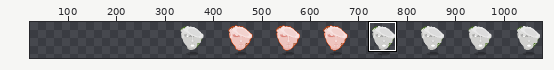
Sprite sheet -- assets/bosses/head/shoot.png. The first picture is a wide view before the edit; the outline marks the close-up.
Close-up. Before the commit:
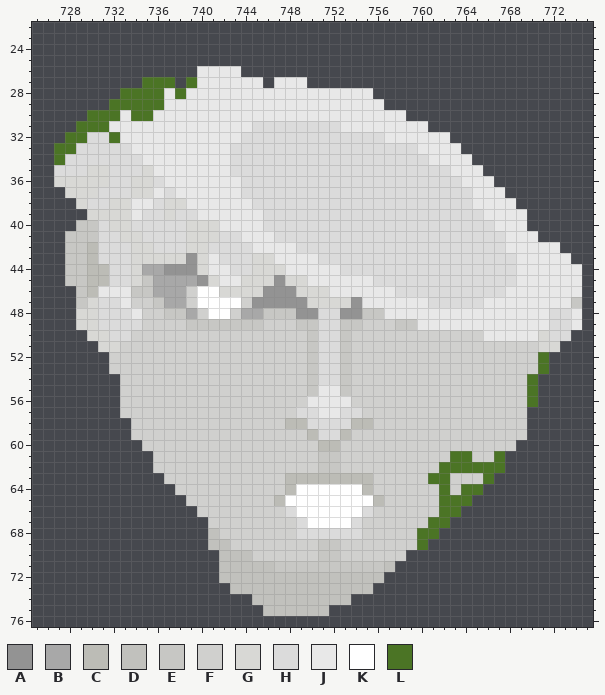
The file is 800x100 pixels. Pixels under 10% opacity are left out. Colours within 5 levels of each other are drawn and written as one. Shown: x 725..775, y 22..76. The old version is drawn lined up with the new one, on the new canvas. The wide view leaves out empty margins. The commit also changed other parts of the picture, which this record leaves out.
Palette (. is transparent): A #939393  B #a8a8a8  C #bcbcb6  D #c1c1bd  E #c7c7c4  F #d0d0ce  G #d8d8d5  H #dbdbdb  J #e8e8e8  K #ffffff  L #4b7425
Pixels before (only the part around the change), first column x 725:
22 ...................................................
23 ...................................................
24 ...................................................
25 ...................................................
26 ...............JJJJ................................
27 ..........LLL.LJJJJJJ.JJJ..........................
28 ........LLLLJLJJJJJJJJJJJJJJJJJ....................
29 .......LLLLLJJJJJJJJJJJJJJJJJJJJ...................
30 .....LLLJLLJJJJJJJJJJJJJJJJJJJJJJJ.................
31 ....LLLJJJJJJJJJJJJJHHHHHHHHJJJJJJJJ...............
32 ...LLHHLJJJJJJJJJJJHHHHHHHHHHHHHJJJJJJ.............
33 ..LLHHHHHJJJJJJJJJHHHHHHHHHHHHHHHHHJJJJ............
34 ..LHHHHHHHJJJJJJJJHHHHHHHHHHHHHHHHHHJJJJ...........
35 ..HHHGGHHHGJJJJJJJHHHHHHHHHHHHHHHHHHHHJJJ..........
36 ..GGGGGHHGGHJJJJJJJHHHHHHHHHHHHHHHHHHHHJJJ.........
37 ...GGGHHHGGJHJJJJJJHHHHHHHHHHHHHHHHHHHHHJJJ........
38 ....GHHGGJJHGGJJJJJJHHHHHHHHHHHHHHHHHHHHJJJJ.......
39 .....GGGGJHHGHHJJJJJJHHHHHHHHHHHHHHHHHHHHJJJJ......
40 ....EEHGGHHHHHGGGJJJJHHHHHHHHHHHHHHHHHHHHHJJJ......
41 ...EEEHHGGHHHHGGGHHJJJHHHHHHHHHHHHHHHHHHHHHJJJ.....
42 ...EECHHHGGHHHGGHHHHJJJJHHHHHHHHHHHHHHHHHHHJJJJJ...
43 ...EECHHHGGGGGAGJHHHGGJJJJHHHHHHHHHHHHHHHHHHJJJJJ..
44 ...EECCHHGBBAAAGJJHHGGGJJJJJHHHHHHHHHHHHHHHHJJJJJJ.
45 ...EECCHHGEBBBBAGJJGGGAGGJJJJJJHHHHHHHHHHHHHJJJJJJ.
46 ....ECJJJEEBBBFKKGGGGAAAGGGJJJJJJHHHHHHHHHHJJJJJJJ.
47 ....EGHHJFFEBBFKKKKFAAAAAGGGGAJJJJJJHHHHHJJJJJJJJE.
48 ....GGHHHJFFEEBFKKFBBEEEAAHHAAEEJJJJJJJJJJJJJJJHHJ.
49 ....GGHHHHFFFFEEEEEEEFFFEEHHEEFFFEEJJJJJJJJJJJJHHJ.
50 .....GGHHFFFFFFFFFFFFFFFFEHHEFFFFFFFFFFFFJJJJJGHH..
51 ......GGFFFFFFFFFFFFFFFFFEHHEFFFFFFFFFFFFFFFFFGG...
52 .......FFFFFFFFFFFFFFFFFFEHHEFFFFFFFFFFFFFFFFFL....
53 .......FFFFFFFFFFFFFFFFFFEHHEFFFFFFFFFFFFFFFFFL....
54 ........FFFFFFFFFFFFFFFFFEHHEFFFFFFFFFFFFFFFFL.....
55 ........FFFFFFFFFFFFFFFFFEJJEFFFFFFFFFFFFFFFFL.....
56 ........FFFFFFFFFFFFFFFFFJJJJFFFFFFFFFFFFFFFFL.....
57 ........FFFFFFFFFFFFFFFFHHJJHHFFFFFFFFFFFFFFF......
58 .........FFFFFFFFFFFFFFCCHHHHCCFFFFFFFFFFFFFF......
59 .........FFFFFFFFFFFFFFFFCHHCFFFFFFFFFFFFFFFF......
60 ..........FFFFFFFFFFFFFFFFCCFFFFFFFFFFFFFFFF.......
61 ...........FFFFFFFFFFFFFFFEEFFFFFFFFFFLLFFL........
62 ...........FFFFFFFFFFFFFFFEEFFFFFFFFFLLLLLL........
63 ............FFFFFFFFFFFCCCCCCCCFFFFFLLFFFL.........
64 .............FFFFFFFFFFCKKKKKKCFFFFFFLFLL..........
65 ..............FFFFFFFFCKKKKKKKKCFFFFFLLL...........
66 ...............FFFFFFFFHKKKKKKHFFFFFFLL............
67 ................FFFFFFFFHKKKKHFFFFFFLL.............
68 ................DFFFFFFFHHHHHHFFFFFLL..............
69 ................DDFFFFFFFFEEFFFFFFFL...............
70 .................DDDFFFFFFEEFFFFFF.................
71 .................DDDDDEEEEEEEEEED..................
72 .................DDDDDDDDDDDDDDD...................
73 ..................DDDDDDDDDDDDD....................
74 ....................DDDDDDDDD......................
75 .....................DDDDDD........................
76 ...................................................
The same view after the edit:
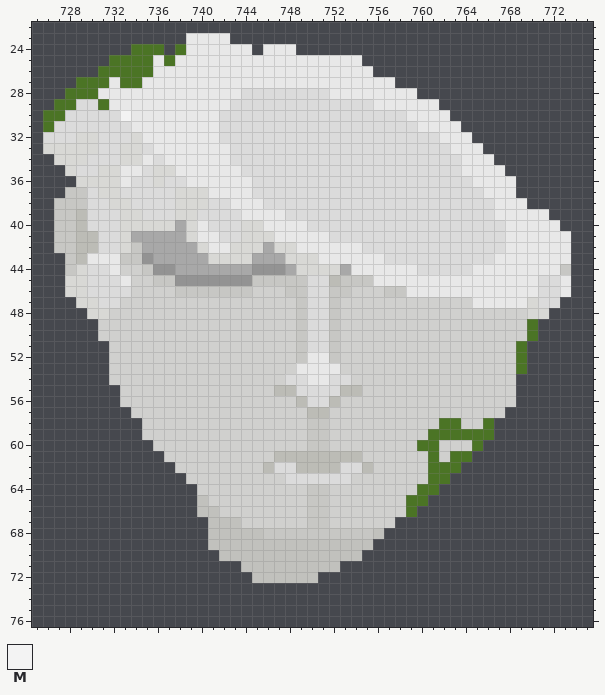
Colours new in this view: M #f3f3f3
The edit:
canvas 800x100 -> 1100x100, the old top-left corner now at 303,6 (the part of the old canvas that was cut away was empty and is not shown)
y 23: x 739..742 .... -> JJJJ
y 24: x 734..736 ... -> LLL; x 738..744 ....... -> LJJJJJJ; x 746..748 ... -> JJJ
y 25: x 732..754 ....................... -> LLLLJLJJJJJJJJJJJJJJJJJ
y 26: x 731..739 ......... -> LLLLLJJJJ; x 744..755 ............ -> JJJJJJJJJJJJ
y 27: x 729..739 ......LLL.L -> LLLJLLJJJJJ; x 746 . -> J; x 750..757 ........ -> JJJJJJJJ
y 28: x 728..736 .....LLLL -> LLLJJJJJJ; x 738 L -> J; x 744..751 JJJJJJJJ -> HHHHHHHH; x 756..759 .... -> JJJJ
y 29: x 727..736 .....LLLLL -> LLHHLJJJJJ; x 743..755 JJJJJJJJJJJJJ -> HHHHHHHHHHHHH; x 757..761 ..... -> JJJJJ
y 30: x 726..735 ....LLLJLL -> LLHHHHHMJJ; x 742..762 JJJJJJJJJJJJJJJJJ.... -> HHHHHHHHHHHHHHHHHJJJJ
y 31: x 726..733 ...LLLJJ -> LHHHHHHH; x 742..744 JJJ -> HHH; x 753..759 JJJJJJJ -> HHHHHHH; x 761..763 ... -> JJJ
y 32: x 726..730 ..LLH -> HHHGG; x 732..734 LJJ -> HHG; x 742..743 JJ -> HH; x 757..761 JJJJJ -> HHHHH; x 763..764 .. -> JJ
y 33: x 726..730 .LLHH -> GGGGG; x 733..735 HJJ -> GGH; x 760..762 JJJ -> HHH; x 764..765 .. -> JJ
y 34: x 727..729 LHH -> GGG; x 733..734 HH -> GG; x 736 J -> H; x 761..763 JJJ -> HHH; x 765..766 .. -> JJ
y 35: x 727..728 HH -> .G; x 730 G -> H; x 732..737 HHHGJJ -> GJJHGG; x 743 H -> J; x 763 J -> H; x 766..767 .. -> JJ
y 36: x 727..728 GG -> ..; x 732..738 HHGGHJJ -> GJHHGHH; x 744 H -> J; x 764 J -> H; x 767..768 .. -> JJ
y 37: x 728..732 GGGHH -> EEHGG; x 734..736 GGJ -> HHH; x 738..740 JJJ -> GGG; x 744 H -> J; x 765 J -> H; x 768 . -> J
y 38: x 727..729 ..G -> EEE; x 734..735 JJ -> HH; x 737 G -> H; x 739..742 JJJJ -> GGHH; x 745 H -> J; x 765..766 JJ -> HH; x 769 . -> J
y 39: x 727..732 ...GGG -> EECHHH; x 734 J -> G; x 737..743 GHHJJJJ -> HGGHHHH; x 746..747 HH -> JJ; x 766 J -> H; x 770..771 .. -> JJ
y 40: x 727..730 ..EE -> EECH; x 732 G -> H; x 734..738 HHHHH -> GGGGB; x 740..749 GGJJJJHHHH -> JHHHGGJJJJ; x 767 J -> H; x 770..772 ... -> JJJ
y 41: x 727 . -> E; x 729..730 EE -> CC; x 734..738 GHHHH -> BBBBB; x 740..741 GG -> JJ; x 744..751 JJJHHHHH -> GGGJJJJJ; x 771..773 ... -> JJJ
y 42: x 727 . -> E; x 729 E -> C; x 733..739 HGGHHHG -> GEBBBBB; x 741..754 HHHHJJJJHHHHHH -> JJGGGBGGJJJJJJ; x 773 . -> J
y 43: x 729..756 ECHHHGGGGGAGJHHHGGJJJJHHHHHH -> CJJJEEABBBBBGGGGBBBGGGJJJJJJ; x 767..768 HH -> JJ
y 44: x 729..736 ECCHHGBB -> GHHJFFEA; x 738..759 AAGJJHHGGGJJJJJHHHHHHH -> BBBBBBBAAABGGGGBJJJJJJ; x 765..768 HHHH -> JJJJ; x 773..774 JJ -> E.
y 45: x 728..731 EECC -> GGHH; x 733..739 HGEBBBB -> JFFEEAA; x 741..768 GJJGGGAGGJJJJJJHHHHHHHHHHHHH -> AAAAEEEEEHHCEEEJJJJJJJJJJJJJ; x 771..772 JJ -> HH; x 774 J -> .
y 46: x 728..767 .ECJJJEEBBBFKKGGGGAAAGGGJJJJJJHHHHHHHHHH -> GGHHHHFFFFEEEEEEEFFFEEHHEEFFFEEJJJJJJJJJ; x 771..772 JJ -> HH; x 774 J -> .
y 47: x 729 E -> G; x 733 J -> F; x 736..738 EBB -> FFF; x 740..743 KKKK -> FFFF; x 745..765 AAAAAGGGGAJJJJJJHHHHH -> FFFFEHHEFFFFFFFFFFFFJ; x 770..774 JJJJE -> GHH..
y 48: x 729 G -> .; x 731..734 HHHJ -> GFFF; x 737..739 EEB -> FFF; x 741..742 KK -> FF; x 744..750 BBEEEAA -> FFFFFEH; x 752..774 HAAEEJJJJJJJJJJJJJJJHHJ -> EFFFFFFFFFFFFFFFFFGG...
y 49: x 729..734 GGHHHH -> ..FFFF; x 739..745 EEEEEEE -> FFFFFFF; x 750 E -> H; x 752..754 HEE -> EFF; x 758..774 EEJJJJJJJJJJJJHHJ -> FFFFFFFFFFFFL....
y 50: x 730..733 GGHH -> .FFF; x 749..750 FE -> EH; x 752..753 HE -> EF; x 766..773 JJJJJGHH -> FFFFL...
y 51: x 731..732 GG -> .F; x 749..750 FE -> EH; x 752..753 HE -> EF; x 769..772 FFGG -> L...
y 52: x 749..753 FEHHE -> EJJEF; x 769..771 FFL -> L..
y 53: x 749..753 FEHHE -> JJJJF; x 769..771 FFL -> L..
y 54: x 732 . -> F; x 748..751 FFEH -> HHJJ; x 753 E -> H; x 769..770 FL -> ..
y 55: x 747..754 FFFEJJEF -> CCHHHHCC; x 769..770 FL -> ..
y 56: x 749..753 FJJJJ -> CHHCF; x 769..770 FL -> ..
y 57: x 733 F -> .; x 749..754 HHJJHH -> FCCFFF; x 768..769 FF -> ..
y 58: x 734 F -> .; x 748..755 CCHHHHCC -> FFEEFFFF; x 762..763 FF -> LL; x 766..769 FFFF -> L...
y 59: x 734 F -> .; x 750..753 CHHC -> EEFF; x 761..769 FFFFFFFFF -> LLLLLL...
y 60: x 735 F -> .; x 750..752 FCC -> EEF; x 760..761 FF -> LL; x 765..768 FFFF -> L...
y 61: x 736 F -> .; x 747..754 FFFFEEFF -> CCCCCCCC; x 761 F -> L; x 765..767 FFL -> ...
y 62: x 736..737 FF -> ..; x 746..755 FFFFFEEFFF -> CHHCCCCHHC; x 761 F -> L; x 764..767 LLLL -> ....
y 63: x 737..738 FF -> ..; x 748..755 CCCCCCCC -> HHHHHHFF; x 763..766 FFFL -> ....
y 64: x 738..739 FF -> ..; x 748..755 CKKKKKKC -> FFEEFFFF; x 760..765 FFLFLL -> LL....
y 65: x 739..740 FF -> .D; x 747..756 CKKKKKKKKC -> FFFEEFFFFF; x 759..764 FFFLLL -> LL....
y 66: x 740..741 FF -> DD; x 748..755 HKKKKKKH -> FFEEFFFF; x 759..763 FFFLL -> L....
y 67: x 741..743 FFF -> DDD; x 749..754 HKKKKH -> FEEFFF; x 758..762 FFFLL -> .....
y 68: x 742..761 FFFFFFFHHHHHHFFFFFLL -> DDDDEEEEEEEEEED.....
y 69: x 743..760 FFFFFFFFEEFFFFFFFL -> DDDDDDDDDDDDD.....
y 70: x 745..758 FFFFFFEEFFFFFF -> DDDDDDDDDD....
y 71: x 742..743 DD -> ..; x 747..757 EEEEEEEEEED -> DDDDDD.....
y 72: x 742..744 DDD -> ...; x 751..756 DDDDDD -> ......
y 73: x 743..755 DDDDDDDDDDDDD -> .............
y 74: x 745..753 DDDDDDDDD -> .........
y 75: x 746..751 DDDDDD -> ......
